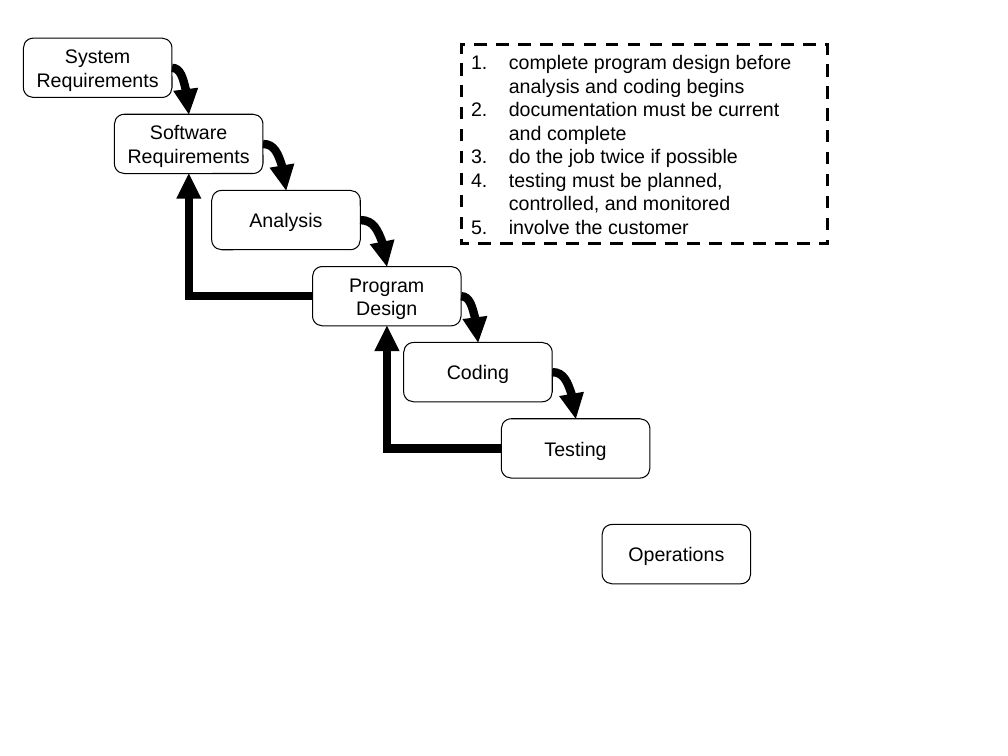
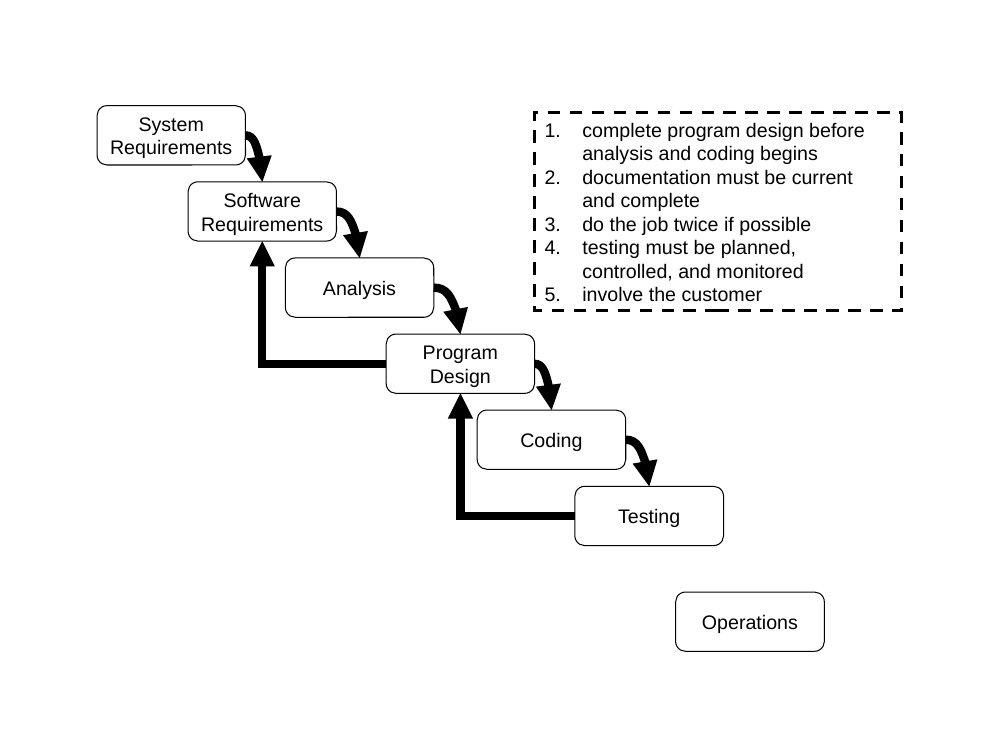
Before and after one commit to bestrada/bestrada, a slide deck: slide 3 of CSC508/prudence/images/figures.ppt. Drawn at 1008x756 pixels with LibreOffice and Linux fonts; fonts in the diff are those of the drawing. Boxes give left, top, right and bottom in pixels: in the first picture for what was removed or moved away, otherwise in the second. Text is boxed around its words. In the diff, an @@ line names an element or a change of style, - is before the commit and + after.

```diff
--- a/CSC508/prudence/images/figures.ppt
+++ b/CSC508/prudence/images/figures.ppt
@@ curved arrow moved from (263, 144) - (286, 191) to (246, 135) - (262, 181) @@
@@ curved arrow moved from (360, 220) - (387, 266) to (337, 212) - (360, 258) @@
@@ 4 rounded rectangles, 1 rectangle, 1 elbow arrow moved together from (x1=23, y1=38, x2=828, y2=584) to (x1=97, y1=106, x2=901, y2=651) @@
@@ curved arrow moved from (461, 296) - (478, 343) to (433, 287) - (461, 334) @@
@@ curved arrow moved from (552, 372) - (576, 418) to (534, 364) - (551, 410) @@
@@ 3 rounded rectangles, 1 elbow arrow moved together from (x1=115, y1=114, x2=552, y2=449) to (x1=188, y1=181, x2=625, y2=516) @@
@@ curved arrow moved from (172, 68) - (188, 114) to (626, 439) - (649, 486) @@
@@ fill #FFFFFF to none in 7 elements at (x1=477, y1=410, x2=625, y2=470), (x1=97, y1=106, x2=245, y2=165), (x1=188, y1=181, x2=337, y2=241), (x1=285, y1=258, x2=433, y2=318), (x1=386, y1=334, x2=534, y2=393), (x1=575, y1=486, x2=724, y2=545), (x1=675, y1=592, x2=825, y2=651) @@
```
Also in this commit, not shown: 3 other slides changed, 1 slide added, 16 other files.
